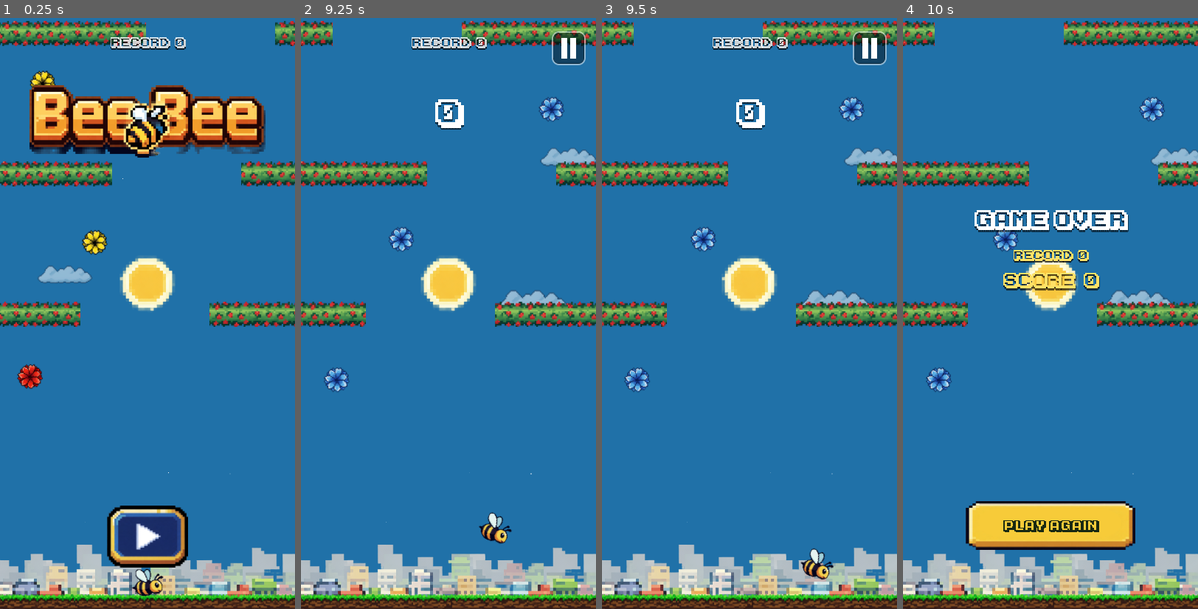
Above: before the commit, frames 1-4 (left to right).
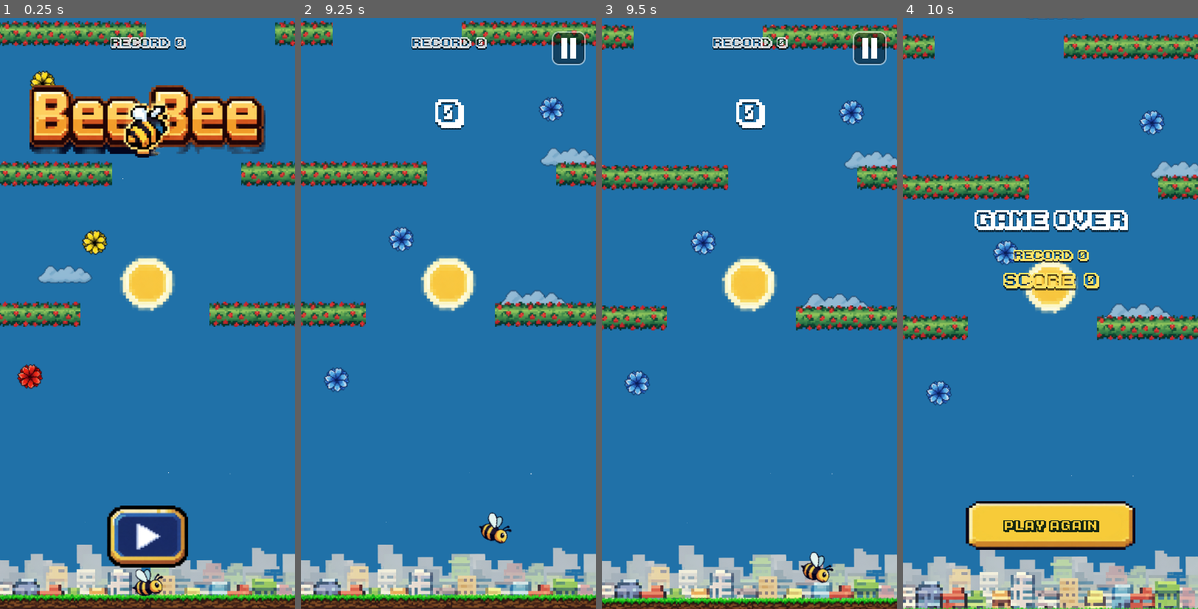
Above: after the commit, the same moments.

Repository: costanoy/bee-bee
Game: Godot game, scene res://scenes/main.tscn
Same seed, same stepped clock (60 frames per second), same inputs: the game is played once before the commit and once after it.
Inputs (mouse positions are in pixels of both pictures, inside the frame that each line leads up to):
- Up to frame 1 (0.25 s): no input
- Up to frame 2 (9.25 s): click (448, 538) at 0.5 s; click (448, 538) at 1.25 s; click (569, 47) at 2 s; click "Restart" at 2.75 s; click (569, 47) at 3.5 s; click "Restart" at 4.25 s; click (569, 47) at 5 s; click "Restart" at 5.75 s; move the mouse to (513, 283) at 6.52 s; click (513, 283) at 6.67 s; move the mouse to (389, 343) at 7.27 s; click (389, 343) at 7.42 s; click "Play Again" at 8 s; move the mouse to (478, 183) at 8.77 s; click (478, 183) at 8.92 s
- Up to frame 3 (9.5 s): no input
- Up to frame 4 (10 s): move the mouse to (1035, 431) at 9.52 s; click (1035, 431) at 9.67 s

Frames 1-2 are identical in both runs. In frame 3, 11% of the frame differs, in the area x 0-100%, y 0-100%; in frame 4, 17%.

Commit message:
TEST: shorter death-to-replay loop and a quicker difficulty ramp
- Dead bee falls 0.8s before the game-over panel (was 1.4s) — still
  enough to watch the fall and the death shake land.
- Replays wait 0.5s after the first flap before the camera climbs
  (first run of the session keeps 1.0s, while the controls are new).
- Difficulty reaches its max in 35s instead of 50s, so every run gets
  tense sooner; top speed and narrowest gap are unchanged.

Co-Authored-By: Claude Opus 5.5 <noreply@anthropic.com>

Diff:
--- a/scripts/main.gd
+++ b/scripts/main.gd
@@ -18,12 +18,20 @@
 # Prototype's original ramp topped out at 165 (too punishing with mandatory
 # flowers + shrinking gaps); 110 was too tame, 135 still felt easy.
 const SCROLL_MAX := 170.0
-const DIFFICULTY_RAMP_TIME := 50.0
+# TEST — shortened from 50 so every run gets tense sooner; top speed and
+# narrowest gap are unchanged, they're just reached earlier.
+const DIFFICULTY_RAMP_TIME := 35.0
 const BEE_R := 16.0
 
 # How long after the first flap the camera waits before it starts climbing
 # (the bee itself is already flying/falling normally during this pause).
+# Replays get the shorter one (TEST, was 1.0 for every run): by then the
+# player already knows the controls and just wants back into the action.
 const SCROLL_START_DELAY := 1.0
+const REPLAY_SCROLL_START_DELAY := 0.5
+# TEST — how long the dead bee falls before the game-over panel (was 1.4).
+# Still long enough to watch the fall and the death shake land.
+const DEATH_FALL_TIME := 0.8
 # Short grace window after the first flap where falling off the bottom of
 # the (still tightly-framed) cold-start view can't end the run — a rapid
 # extra tap right after "Play Again" (e.g. an impatient double-press) could
@@ -155,6 +163,7 @@
 var scrolling_started := false
 var launch_timer := 0.0
 var time_since_first_flap := 0.0
+var has_finished_a_run := false
 var has_tapped_once := false
 var hint_alpha := 0.0
 
@@ -566,7 +575,8 @@
 
 	if not scrolling_started:
 		launch_timer += delta
-		if launch_timer >= SCROLL_START_DELAY:
+		var start_delay: float = REPLAY_SCROLL_START_DELAY if has_finished_a_run else SCROLL_START_DELAY
+		if launch_timer >= start_delay:
 			scrolling_started = true
 	else:
 		elapsed += delta
@@ -662,7 +672,7 @@
 
 func _update_dying(delta: float) -> void:
 	dying_timer += delta
-	if bee.position.y - BEE_R > camera_y + screen_h or dying_timer > 1.4:
+	if bee.position.y - BEE_R > camera_y + screen_h or dying_timer > DEATH_FALL_TIME:
 		_end_game()
 
 
@@ -722,6 +732,7 @@
 
 func _end_game() -> void:
 	state = State.GAMEOVER
+	has_finished_a_run = true
 	bee.physics_enabled = false
 
 	var beat_record := score > SaveData.best_score
